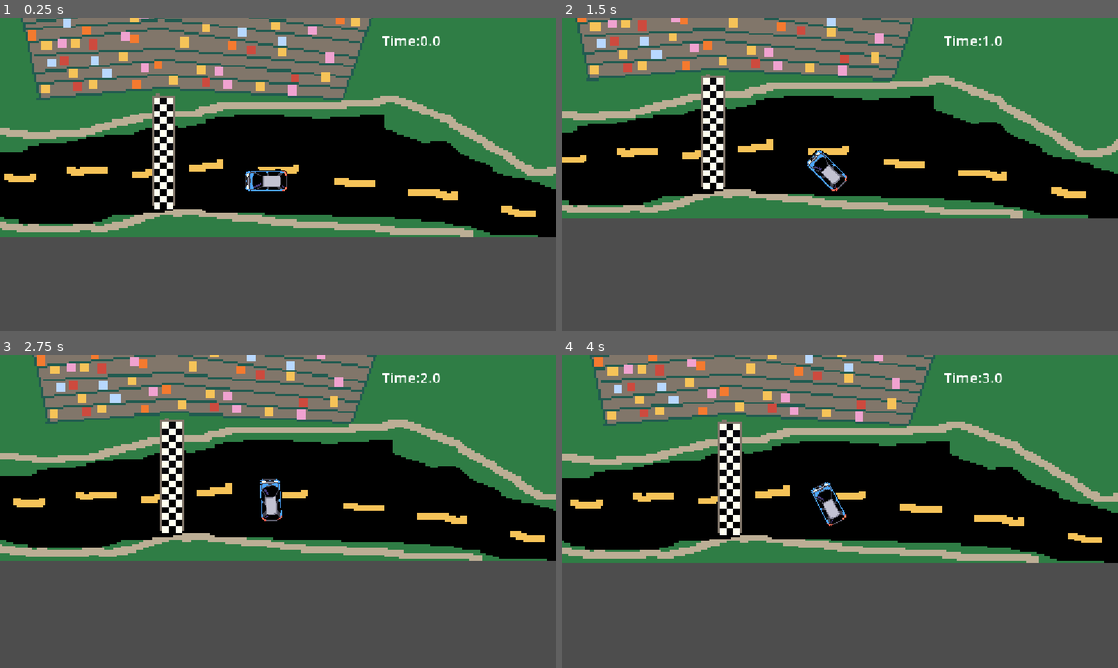
Above: before the commit, frames 1-4 (two rows, left to right).
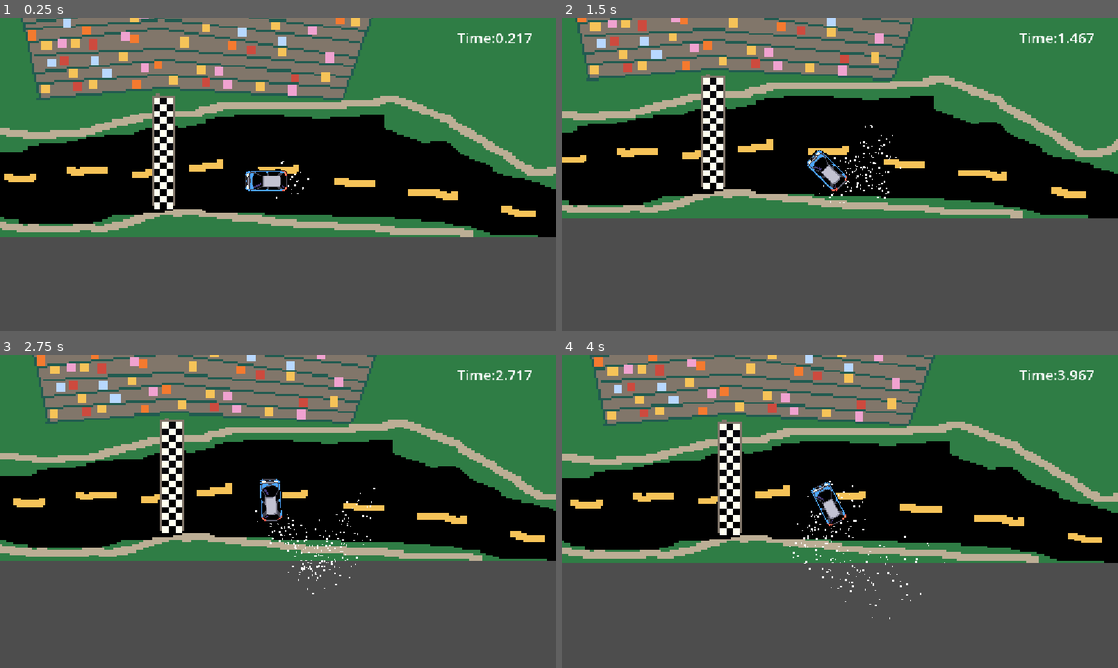
Above: after the commit, the same moments.

Repository: siryanni/bouncy-racing
Game: Godot game, scene res://scene.tscn
Same seed, same stepped clock (60 frames per second), same inputs: the game is played once before the commit and once after it.
Inputs:
- Up to frame 1 (0.25 s): no input
- Up to frame 2 (1.5 s): hold Right (ui_right) 0.53-1.28 s; hold Down (ui_down) from 1.28 s (still down)
- Up to frame 3 (2.75 s): release Down (ui_down) at 2.03 s; hold Right (ui_right) from 2.03 s (still down)
- Up to frame 4 (4 s): release Right (ui_right) at 2.78 s; hold Up (ui_up) 2.78-3.53 s; hold Left (ui_left) from 3.53 s (still down)

The runs differ from the first frame. In frame 1, 0.3% of the frame differs, in the area x 49-96%, y 4-58%; in frame 2, 0.4%; in frame 3, 0.5%; in frame 4, 0.5%, in the area x 40-96%, y 4-85%.

Commit message:
Changed timer to ms

Diff:
--- a/bouncy-racing/bouncy-racing/character_body_2d.gd
+++ b/bouncy-racing/bouncy-racing/character_body_2d.gd
@@ -3,12 +3,12 @@
 @onready var resetTime=0;
 const CollisionFricionConstant=0.5 # if 1 then no friction is added, the velocity says the same, if 0 all velocity is removed
 
-func getTimeSec() -> float:
-	return  Time.get_ticks_msec()/1000;
+func getTimeMs() -> float:
+	return  Time.get_ticks_msec();
 
 func _physics_process(delta: float) -> void:
-	print("Processing tick:\n global_position:"+str(global_position)+"\n velocity:"+str(velocity)+"\n rotation:"+str(rotation_degrees)+"\n Time in ticks ms:"+str(getTimeSec()))
-	timerLabel.text="Time:"+str(getTimeSec()-resetTime);
+	print("Processing tick:\n global_position:"+str(global_position)+"\n velocity:"+str(velocity)+"\n rotation:"+str(rotation_degrees)+"\n Time in ticks ms:"+str(getTimeMs()))
+	timerLabel.text="Time:"+str((getTimeMs()-resetTime)/1000);
 	# process friction
 	if(velocity.x>0):velocity.x-=1;
 	if(velocity.y>0):velocity.y-=1;
@@ -49,5 +49,5 @@
 
 
 func _on_goal_area_area_entered(area: Area2D) -> void:#goal
-	resetTime=getTimeSec();
+	resetTime=getTimeMs();
 	print("goal reached")
--- a/bouncy-racing/bouncy-racing/scene.tscn
+++ b/bouncy-racing/bouncy-racing/scene.tscn
@@ -25,7 +25,6 @@
 
 [node name="CPUParticles2D" type="CPUParticles2D" parent="CarCharacter" unique_id=1525480804]
 position = Vector2(12, 4)
-emitting = false
 amount = 200
 lifetime = 2.0
 emission_shape = 1
@@ -65,10 +64,10 @@
 [node name="CanvasLayer" type="CanvasLayer" parent="." unique_id=315135335]
 
 [node name="Timer" type="Label" parent="CanvasLayer" unique_id=1781520734]
-offset_left = 791.0
-offset_top = 25.0
-offset_right = 860.0
-offset_bottom = 67.0
+offset_left = 947.0
+offset_top = 19.0
+offset_right = 1016.0
+offset_bottom = 61.0
 theme_override_font_sizes/font_size = 30
 text = "TEXT"
 
